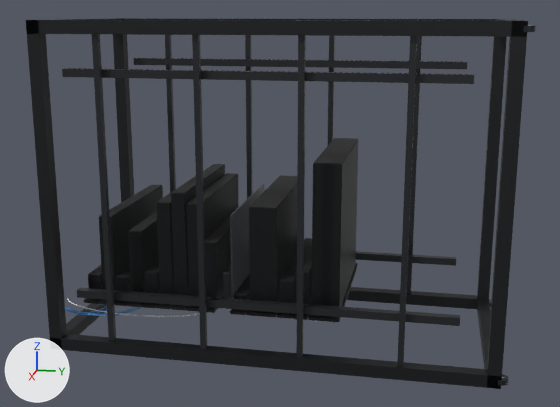
The glTF model client/public/models/mikrotik-isp-24u.glb: old version first, new version second.
Both versions are drawn from a 50 mm camera at (2.245, -0.239, 0.488) aimed at (0.02, -0.684, -0.068). Every picture has the same lights, and +X, +Y and +Z are marked at lower left. The first picture is the older version. Where no turn or scale is listed for an object, it has been applied to the vertices.

Before the edit, the objects in view are built like this:
```python
ob_crs354_48g__steel_textured = bpy.data.objects.new('CRS354_48G__steel_textured', me_crs354_48g__steel_textured)
ob_crs354_48g__steel_textured.location = (0.0, -1.16, -0.205)
ob_mikrotik_pdu__mt_black_dark = bpy.data.objects.new('MIKROTIK_PDU__mt_black_dark', me_mikrotik_pdu__mt_black_dark)
ob_mikrotik_pdu__mt_black_dark.location = (0.0, -0.582, -0.276)
ob_mikrotik_pdu__mt_black_dark.scale = (0.251, 0.251, 0.251)
ob_mikrotik_pdu__steel_textured = bpy.data.objects.new('MIKROTIK_PDU__steel_textured', me_mikrotik_pdu__steel_textured)
ob_mikrotik_pdu__steel_textured.location = (0.0, -0.582, -0.27)
ob_mikrotik_ups__mt_black_dark = bpy.data.objects.new('MIKROTIK_UPS__mt_black_dark', me_mikrotik_ups__mt_black_dark)
ob_mikrotik_ups__mt_black_dark.location = (0.0, -0.516, -0.121)
ob_mikrotik_ups__steel_textured = bpy.data.objects.new('MIKROTIK_UPS__steel_textured', me_mikrotik_ups__steel_textured)
ob_mikrotik_ups__steel_textured.location = (0.0, -0.516, -0.115)
# also in view: 'FIBRE_ODF__steel_textured' at (0.0, -0.693, -0.18); 'DESKTOP_SHELF__mt_shelf' at (0.0, -0.791, -0.195); 'CRS326_24G__steel_textured' at (0.0, -1.071, -0.225); 'RACK_FRAME__nexus_black_dark' at (0.0, -0.676, 0.0); 'CRS518_16XS__steel_textured' at (0.0, -0.982, -0.18)
```
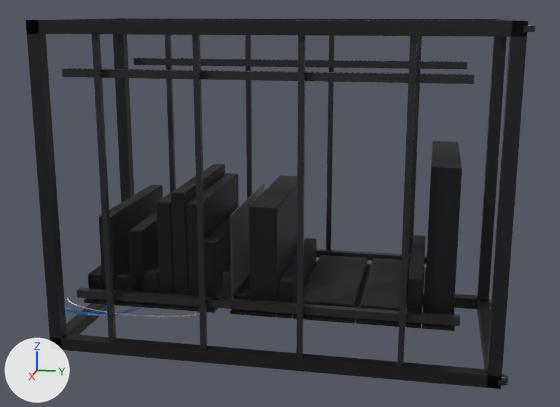
Location of each change, [x1, y1, x2, y2] in pixels of the pictures (560 x 407 px):
'MIKROTIK_UPS__steel_textured', moved
    before: [311, 140, 358, 307]
    after: [424, 143, 462, 315]
'BLANK_LOW__mt_black_dark', added (black)
    after: [304, 255, 367, 306]
'MIKROTIK_UPS__mt_black_dark', moved
    before: [308, 138, 358, 322]
    after: [422, 141, 461, 331]
'BLANK_BASE__mt_black_dark', added (black)
    after: [361, 258, 401, 309]
'MIKROTIK_PDU__mt_black_dark', moved
    before: [292, 243, 312, 320]
    after: [405, 235, 425, 329]
'MIKROTIK_PDU__steel_textured', moved
    before: [295, 268, 312, 304]
    after: [407, 236, 426, 312]
'BLANK_LOW__nexus_black_dark', added
    after: [293, 264, 371, 324]
'BLANK_BASE__nexus_black_dark', added
    after: [356, 266, 410, 327]
'BLANK_LOW__steel_textured', added
    after: [304, 257, 368, 308]
'BLANK_BASE__steel_textured', added
    after: [360, 260, 409, 311]

Diff of the bpy script that builds the scene:
```diff
--- a/client/public/models/mikrotik-isp-24u.glb.py
+++ b/client/public/models/mikrotik-isp-24u.glb.py
@@ ob_mikrotik_pdu__mt_black_dark @@
 ob_mikrotik_pdu__mt_black_dark = bpy.data.objects.new('MIKROTIK_PDU__mt_black_dark', me_mikrotik_pdu__mt_black_dark)
-ob_mikrotik_pdu__mt_black_dark.location = (0.0, -0.582, -0.276)
+ob_mikrotik_pdu__mt_black_dark.location = (0.0, -0.271, -0.276)
 ob_mikrotik_pdu__mt_black_dark.scale = (0.251, 0.251, 0.251)
@@ ob_mikrotik_pdu__steel_textured @@
 ob_mikrotik_pdu__steel_textured = bpy.data.objects.new('MIKROTIK_PDU__steel_textured', me_mikrotik_pdu__steel_textured)
-ob_mikrotik_pdu__steel_textured.location = (0.0, -0.582, -0.27)
+ob_mikrotik_pdu__steel_textured.location = (0.0, -0.271, -0.27)
@@ ob_mikrotik_ups__mt_black_dark @@
 ob_mikrotik_ups__mt_black_dark = bpy.data.objects.new('MIKROTIK_UPS__mt_black_dark', me_mikrotik_ups__mt_black_dark)
-ob_mikrotik_ups__mt_black_dark.location = (0.0, -0.516, -0.121)
+ob_mikrotik_ups__mt_black_dark.location = (0.0, -0.204, -0.121)
@@ ob_mikrotik_ups__steel_textured @@
 ob_mikrotik_ups__steel_textured = bpy.data.objects.new('MIKROTIK_UPS__steel_textured', me_mikrotik_ups__steel_textured)
-ob_mikrotik_ups__steel_textured.location = (0.0, -0.516, -0.115)
+ob_mikrotik_ups__steel_textured.location = (0.0, -0.204, -0.115)
@@ ob_blank_low__steel_textured @@
+ob_blank_low__steel_textured = bpy.data.objects.new('BLANK_LOW__steel_textured', me_blank_low__steel_textured)  # a box spanning x -0.217..0.217, y -0.079..0.079, z -0.012..0.012
+ob_blank_low__steel_textured.location = (0.0, -0.516, -0.313)
@@ ob_blank_low__nexus_black_dark @@
+ob_blank_low__nexus_black_dark = bpy.data.objects.new('BLANK_LOW__nexus_black_dark', me_blank_low__nexus_black_dark)  # 76 vertices, 140 faces; spans x -0.251..0.251, y -0.088..0.088, z -0.006..0.006; in mat_chassis_shadow (black #1a1c1f)
+ob_blank_low__nexus_black_dark.location = (0.0, -0.516, -0.335)
@@ ob_blank_low__mt_black_dark @@
+ob_blank_low__mt_black_dark = bpy.data.objects.new('BLANK_LOW__mt_black_dark', me_blank_low__mt_black_dark)  # 16 vertices, 24 faces; spans x -0.216..0.216, y -0.08..0.08, z -0.022..0.022; in mat_mikrotik_black_shadow (black #111214)
+ob_blank_low__mt_black_dark.location = (0.0, -0.512, -0.319)
@@ ob_blank_base__steel_textured @@
+ob_blank_base__steel_textured = bpy.data.objects.new('BLANK_BASE__steel_textured', me_blank_base__steel_textured)  # a box spanning x -0.217..0.217, y -0.059..0.059, z -0.012..0.012
+ob_blank_base__steel_textured.location = (0.0, -0.36, -0.313)
@@ ob_blank_base__nexus_black_dark @@
+ob_blank_base__nexus_black_dark = bpy.data.objects.new('BLANK_BASE__nexus_black_dark', me_blank_base__nexus_black_dark)  # 75 vertices, 138 faces; spans x -0.251..0.251, y -0.066..0.066, z -0.006..0.006; in mat_chassis_shadow (black #1a1c1f)
+ob_blank_base__nexus_black_dark.location = (0.0, -0.36, -0.335)
@@ ob_blank_base__mt_black_dark @@
+ob_blank_base__mt_black_dark = bpy.data.objects.new('BLANK_BASE__mt_black_dark', me_blank_base__mt_black_dark)  # 16 vertices, 24 faces; spans x -0.216..0.216, y -0.06..0.06, z -0.022..0.022; in mat_mikrotik_black_shadow (black #111214)
+ob_blank_base__mt_black_dark.location = (0.0, -0.357, -0.319)
```
